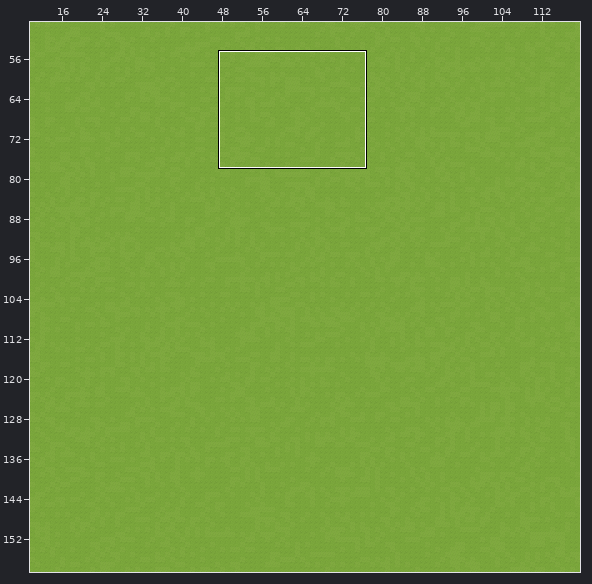
One commit to this Tiled map: games/midnight-ride/assets/tiled/actualMap.tmx. Above, an overview of the earlier version with the close-up marked.
Close-up. Earlier state:
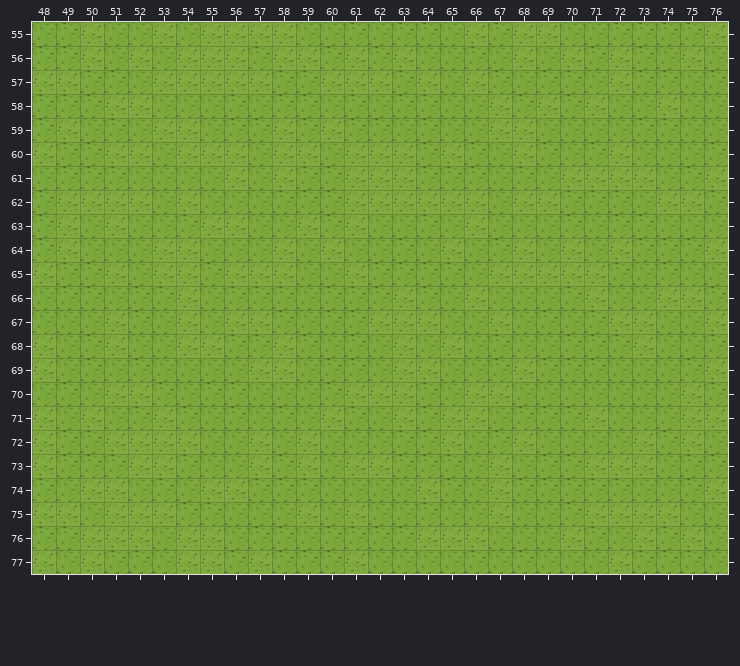
Cells are 126x126 px. Shown: x 48..76, y 55..77. The commit also changed other parts of the map, which this record leaves out. The old version is drawn lined up with the new one.
After the commit:
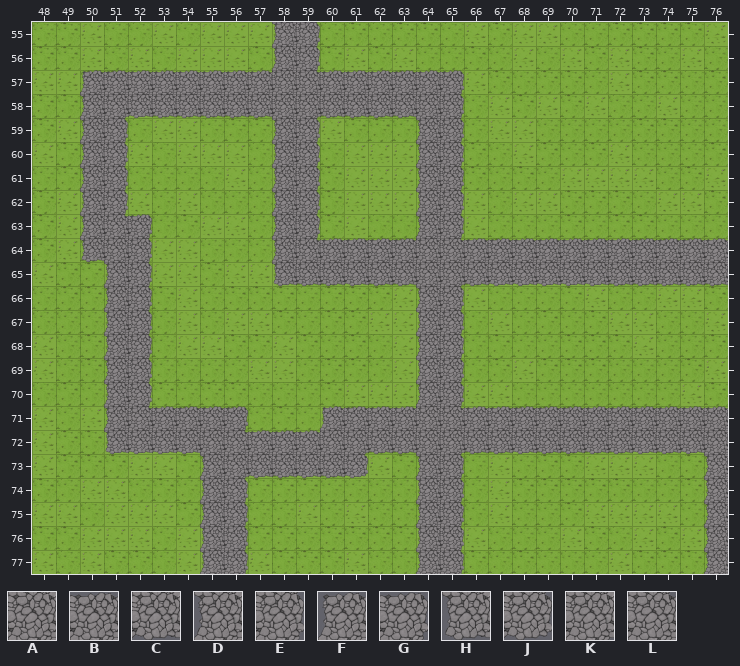
Key: from "road-tiles": A 0, B 3, C 4, D 5, E 6, F 7, G 8, H 9, J 10, K 11, L 12.
_ is an empty cell.
Difference:
map size 200x200 -> 150x150 cells
Layer "Road":
Tile A is added in row 57 at x 58; in row 58 at x 58 and 64; in row 64 at x 51 and 64; in row 65 at x 64; in row 71 at x 64; in row 72 at x 55, 60, 64 and 76.
Tile B is added in row 57 at x 51 to 57 and 60 to 64; in row 64 at x 60 to 63 and 66 to 76; in row 71 at x 53 to 55, 61 to 63 and 66 to 76; in row 72 at x 57 to 59.
Tile C is added in row 58 at x 52 to 57 and 60 to 63; in row 65 at x 59 to 63 and 66 to 76; in row 72 at x 52 to 54, 62 to 63 and 66 to 75; in row 73 at x 57 to 60.
Tile D is added in rows 55 to 56 at x 58; in row 58 at x 50; in rows 59 to 63 at x 50, 58 and 64; in row 64 at x 58; in row 65 at x 51; in rows 66 to 70 at x 51 and 64.
Tile D is added in row 71 at x 51; in rows 73 to 77 at x 55, 64 and 76.
Tile E is added in rows 55 to 56 at x 59; in row 58 at x 65; in rows 59 to 62 at x 51, 59 and 65; in row 63 at x 59 and 65; in rows 64 to 65 at x 52; in rows 66 to 70 at x 52 and 65.
Tile E is added in row 73 at x 65; in rows 74 to 77 at x 56 and 65.
Tile F is added in row 57 at x 50; in row 71 at x 60.
Tile G is added in row 57 at x 65; in row 63 at x 52; in row 71 at x 56.
Tile H is added in row 64 at x 50; in row 65 at x 58; in row 72 at x 51.
Tile J is added in row 73 at x 61.
Tile K is added in row 58 at x 51 and 59; in row 65 at x 65; in row 72 at x 61 and 65; in row 73 at x 56.
Tile L is added in row 57 at x 59; in row 63 at x 51; in row 64 at x 59 and 65; in row 71 at x 52 and 65; in row 72 at x 56.
Changed places in both close-ups, as pixel boxes (x1, y1, x2, y2):
added: (80, 22, 728, 574)
